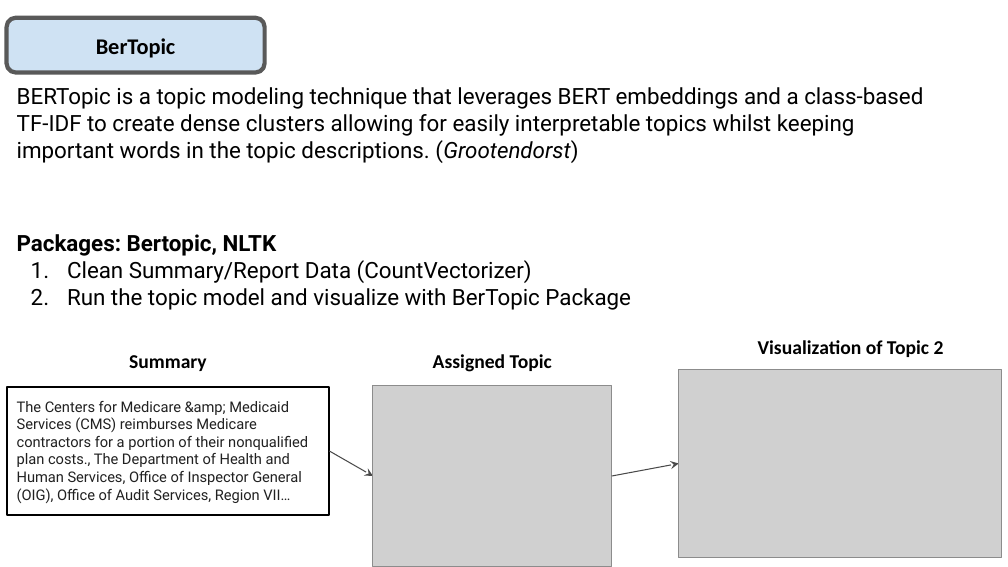
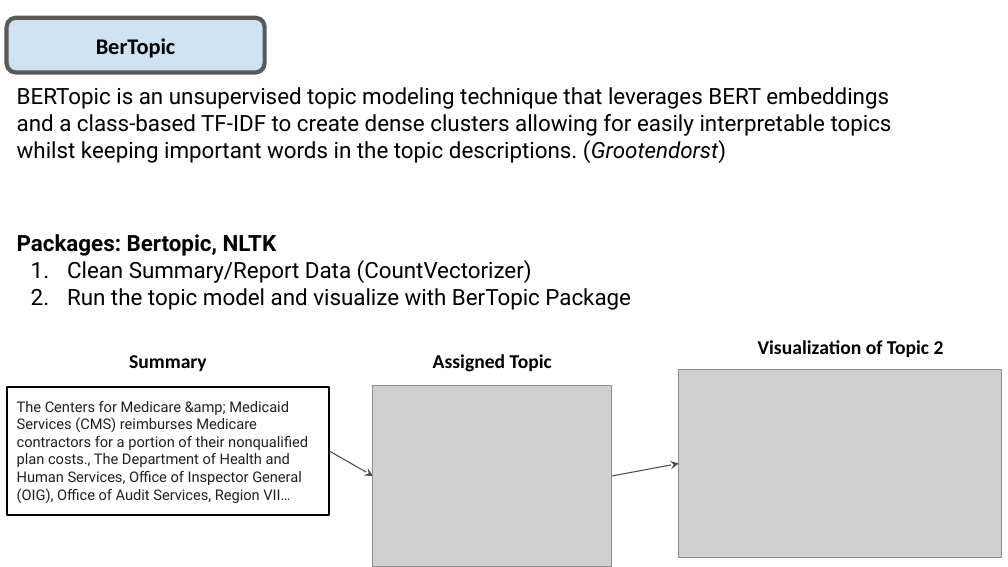
Before and after one commit to Colsai/scott_data606, a slide deck: slide 20 of Project_Presentation/HHSOIG_Topic_Modeling.pptx (slide 19 before the commit). Drawn at 1008x567 pixels with LibreOffice and Linux fonts; fonts in the diff are those of the drawing; grey boxes stand for pictures. Boxes give left, top, right and bottom in pixels: in the first picture for what was removed or moved away, otherwise in the second. Text is boxed around its words. In the diff, an @@ line names an element or a change of style, - is before the commit and + after.

```diff
--- a/Project_Presentation/HHSOIG_Topic_Modeling.pptx
+++ b/Project_Presentation/HHSOIG_Topic_Modeling.pptx
@@ text at (17, 87, 892, 163): text changed @@
-BERTopic is a topic modeling technique that leverages BERT embeddings and a class-based TF-IDF to create dense clusters allowing for easily interpretable topics whilst keeping important words in the topic descriptions. (Grootendorst)
+BERTopic is an unsupervised topic modeling technique that leverages BERT embeddings and a class-based TF-IDF to create dense clusters allowing for easily interpretable topics whilst keeping important words in the topic descriptions. (Grootendorst)
```
Also in this commit, not shown: 5 other slides changed, 1 slide added.
